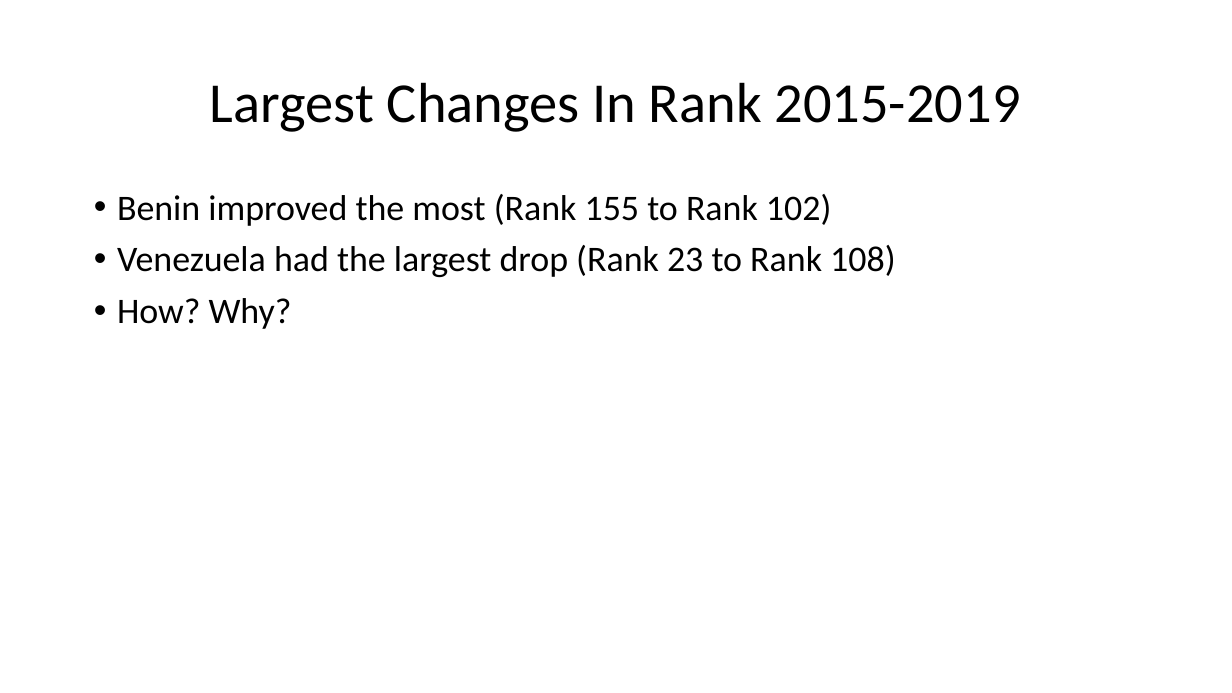
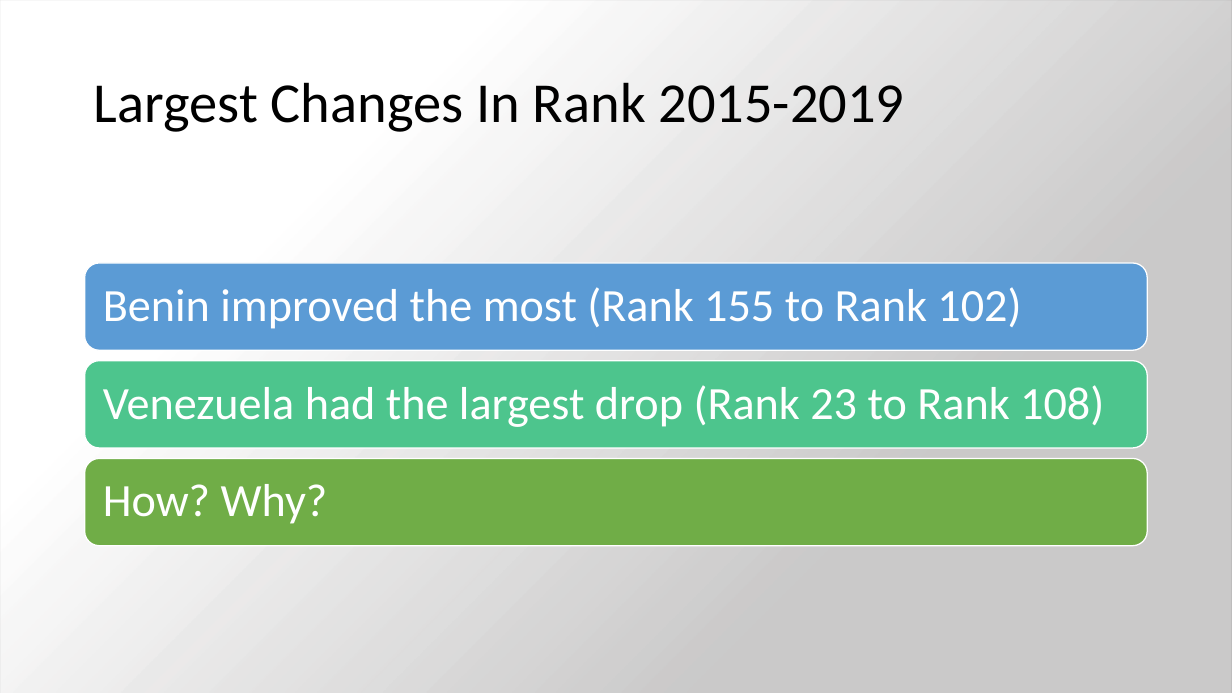
Before and after one commit to Chrybear/Factors-Of-Happiness-In-The-World, a slide deck: slide 13 of CSC 583 Project - Barrett & Bruggemann.pptx. Drawn at 1232x693 pixels with LibreOffice and Linux fonts; fonts in the diff are those of the drawing; background and template pictures are left out; a plain dark background stands for a picture behind light text. Boxes give left, top, right and bottom in pixels: in the first picture for what was removed or moved away, otherwise in the second. Text is boxed around its words. In the diff, an @@ line names an element or a change of style, - is before the commit and + after.

```diff
--- a/CSC 583 Project - Barrett & Bruggemann.pptx
+++ b/CSC 583 Project - Barrett & Bruggemann.pptx
@@ background #FFFFFF to picture (left out) @@
@@ rectangle added at (0,0,1232,693), fill gradient #E7E6E6 to #FFFFFF @@
@@ title "Largest Changes In Rank 2015-2019" at (94,82,905,132): alignment centre to left @@
@@ text at (117,194,831,226): paragraph removed @@
-• Benin improved the most (Rank 155 to Rank 102)
@@ text at (117,298,292,329): paragraph removed @@
-• How? Why?
@@ text "Venezuela had the largest drop ...": place and size @@
-text "Venezuela had the largest drop ..." at (117,194,895,329)
+text "Venezuela had the largest drop ..." at (103,385,1104,427)
@@ text "Venezuela had the largest drop ..." at (103,385,1104,427): size 28 to 36 pt, text colour #000000 to #FFFFFF; bullet • to none; more space between paragraphs; vertical alignment top to middle @@
@@ group added at (85,263,1148,545): 3 rounded rectangles, 2 texts @@
+Benin improved the most (Rank 155 to Rank 102)
+How? Why?
```
Also in this commit, not shown: 6 other slides changed.
